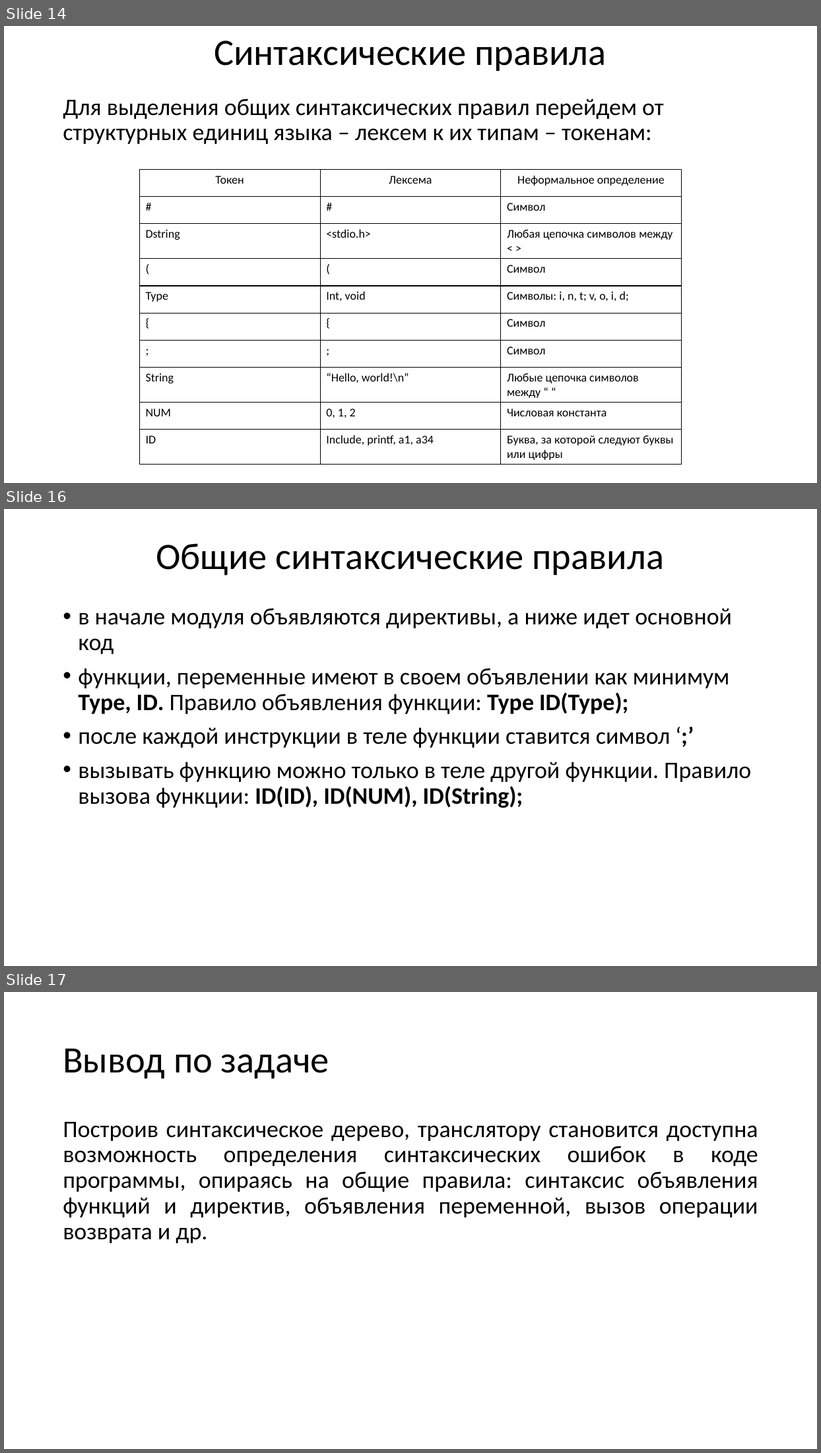
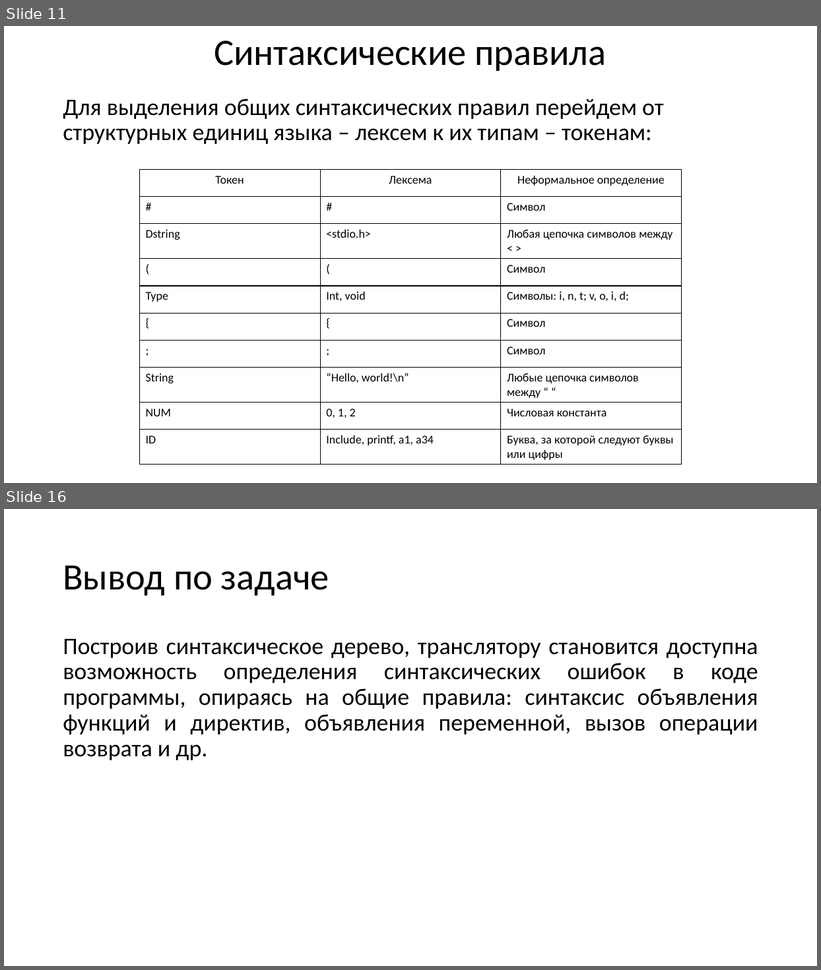
Before and after one commit to goddamnteam/korzun, a slide deck: task1.pptx. Shown one above the other, each under a label of ours: slides 14, 16 and 17 before the commit, slides 11 and 16 after it; the slides between them are not shown. The pictures are 821x1453 and 821x970 pixels, drawn with LibreOffice and Linux fonts; fonts in the diff are those of the drawing. Boxes give left, top, right and bottom in pixels: in the first picture for what was removed or moved away, otherwise in the second. Text is boxed around its words. In the diff, an @@ line names an element or a change of style, - is before the commit and + after.

```diff
--- a/task1.pptx
+++ b/task1.pptx
@@ slide 16 removed at [4, 509, 817, 966], background #FFFFFF @@
@@ title removed at [156, 543, 664, 576] @@
-Общие синтаксические правила
@@ text removed at [78, 608, 751, 808] @@
-• в начале модуля объявляются директивы, а ниже идет основной код
-• функции, переменные имеют в своем объявлении как минимум Type, ID. Правило объявления функции: Type ID(Type);
-• после каждой инструкции в теле функции ставится символ ‘;’
-• вызывать функцию можно только в теле другой функции. Правило вызова функции: ID(ID), ID(NUM), ID(String);
@@ what was slide 14 is now slide 11 @@
@@ what was slide 17 is now slide 16 @@
```
Also in this commit, not shown: 10 slides changed, 1 slide added, 1 other slide removed.
